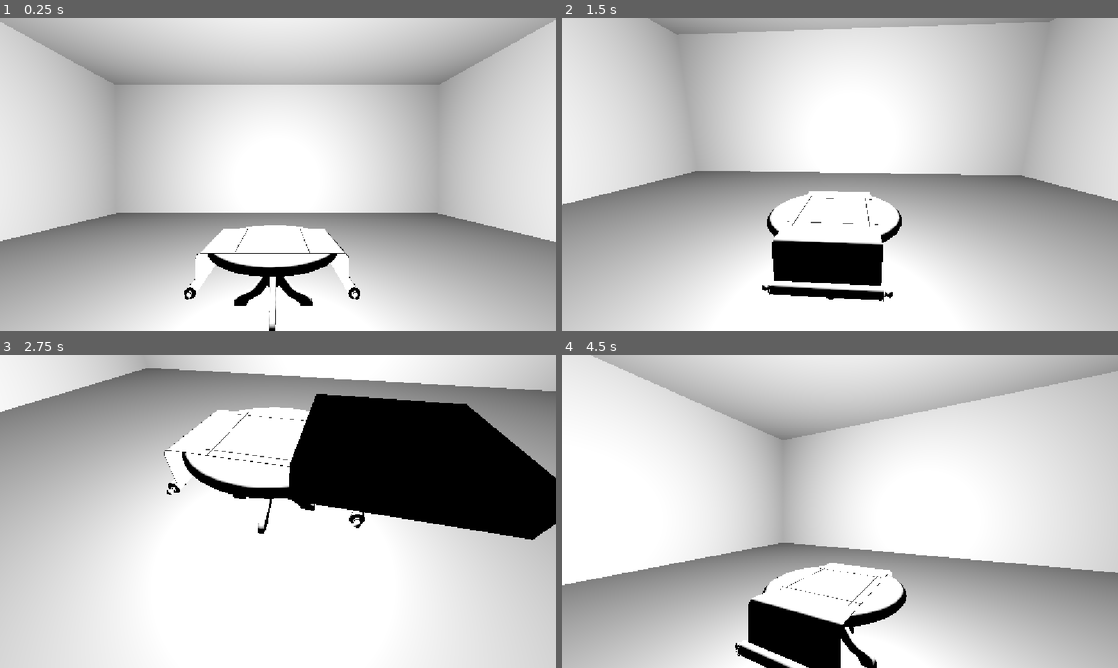
Above: before the commit, frames 1-4 (two rows, left to right).
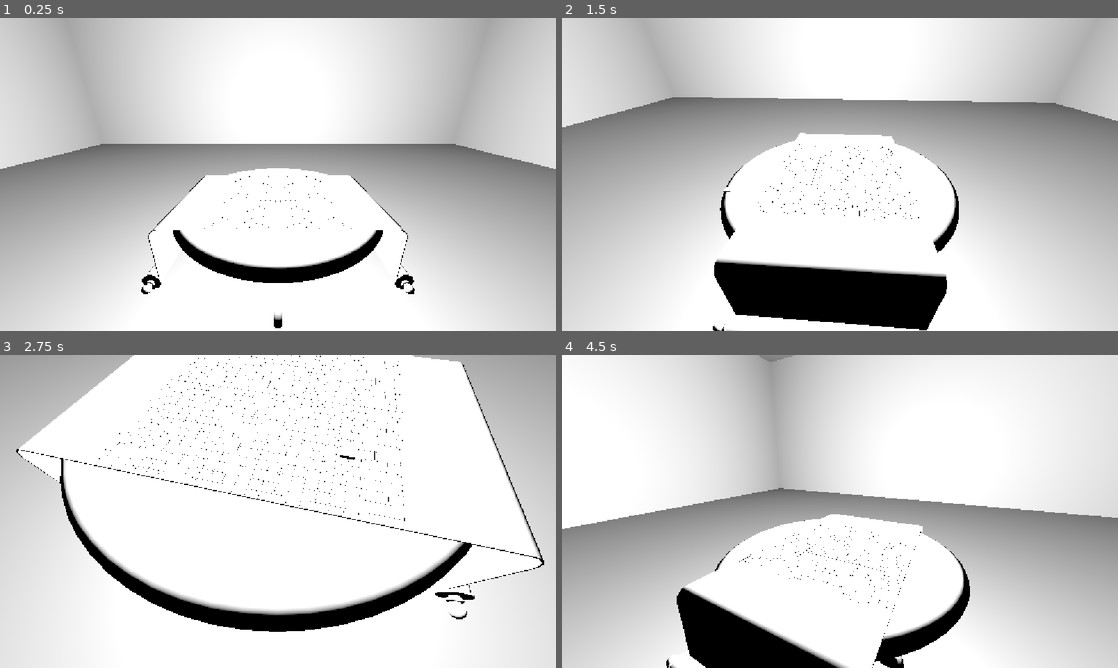
Above: after the commit, the same moments.

Repository: greywolfcode/TBD
Game: Godot game, scene res://areas/game.tscn
Two runs of this game, one before a commit and one after it. Both use one fixed random seed, a clock stepped at 60 frames per second and the inputs below.
Inputs (mouse positions are in pixels of both pictures, inside the frame that each line leads up to):
- Up to frame 1 (0.25 s): no input
- Up to frame 2 (1.5 s): tap Enter at 0.5 s; move the mouse to (962, 158) at 0.52 s; hold D (rotate_right) 0.53-1.28 s; tap Mouse wheel up (zoom_in) at 0.6 s; move the mouse to (728, 190) at 1.27 s; hold S (tilt_down) from 1.28 s (still down); tap Mouse wheel down (zoom_out) at 1.35 s
- Up to frame 3 (2.75 s): move the mouse to (333, 442) at 2.02 s; release S (tilt_down) at 2.03 s; hold D (rotate_right) from 2.03 s (still down); tap Mouse wheel up (zoom_in) at 2.1 s
- Up to frame 4 (4.5 s): move the mouse to (812, 574) at 2.77 s; release D (rotate_right) at 2.78 s; hold W (tilt_up) 2.78-3.53 s; tap Mouse wheel down (zoom_out) at 2.85, 4.35 s; move the mouse to (1006, 558) at 3.52 s; hold A (rotate_left) from 3.53 s (still down); tap Mouse wheel up (zoom_in) at 3.6 s; move the mouse to (673, 464) at 4.27 s

The runs differ from the first frame. In frame 1, 55% of the frame differs, in the area x 0-100%, y 0-100%; in frame 2, 61%; in frame 3, 50%; in frame 4, 58%.

Commit message:
Make grid/tile size 0.05

Diff:
--- a/src/areas/game.tscn
+++ b/src/areas/game.tscn
@@ -14,7 +14,7 @@
 script = ExtResource("1_yhr22")
 
 [node name="zoom" type="SpringArm3D" parent="camara" unique_id=72786353]
-transform = Transform3D(1, 0, 0, 0, 1, 0, 0, 0, 1, 0.07717568, 1.0569986, 2.3120706)
+transform = Transform3D(1, 0, 0, 0, 0.9396926, 0.34202012, 0, -0.34202012, 0.9396926, 0, 0.61351115, 1.0079999)
 shape = SubResource("BoxShape3D_k7u66")
 margin = 0.5
 
--- a/src/tiles/forest/forest.tscn
+++ b/src/tiles/forest/forest.tscn
@@ -1,12 +1,12 @@
 [gd_scene format=3 uid="uid://dvrh0kbc0ewih"]
 
 [sub_resource type="BoxMesh" id="BoxMesh_fhd20"]
-size = Vector3(1, 0.2, 1)
+size = Vector3(0.05, 0.01, 0.05)
 
 [sub_resource type="StandardMaterial3D" id="StandardMaterial3D_six0h"]
 
 [node name="forest" type="Node3D" unique_id=1005466073]
 
-[node name="MeshInstance3D" type="MeshInstance3D" parent="." unique_id=1422018868]
+[node name="MeshInstance3D" type="MeshInstance3D" parent="." unique_id=826468225]
 mesh = SubResource("BoxMesh_fhd20")
 surface_material_override/0 = SubResource("StandardMaterial3D_six0h")
--- a/src/tiles/meadow/meadow.tscn
+++ b/src/tiles/meadow/meadow.tscn
@@ -1,12 +1,12 @@
 [gd_scene format=3 uid="uid://bl3qvbna6i1px"]
 
-[sub_resource type="BoxMesh" id="BoxMesh_j8jgc"]
-size = Vector3(1, 0.2, 1)
+[sub_resource type="BoxMesh" id="BoxMesh_3teja"]
+size = Vector3(0.05, 0.01, 0.05)
 
-[sub_resource type="StandardMaterial3D" id="StandardMaterial3D_cvwby"]
+[sub_resource type="StandardMaterial3D" id="StandardMaterial3D_qf1r5"]
 
 [node name="meadow" type="Node3D" unique_id=1172833996]
 
-[node name="MeshInstance3D" type="MeshInstance3D" parent="." unique_id=337236158]
-mesh = SubResource("BoxMesh_j8jgc")
-surface_material_override/0 = SubResource("StandardMaterial3D_cvwby")
+[node name="MeshInstance3D" type="MeshInstance3D" parent="." unique_id=463598885]
+mesh = SubResource("BoxMesh_3teja")
+surface_material_override/0 = SubResource("StandardMaterial3D_qf1r5")
--- a/src/tiles/mountain/mountain.tscn
+++ b/src/tiles/mountain/mountain.tscn
@@ -1,7 +1,7 @@
 [gd_scene format=3 uid="uid://dq6trtud51l2m"]
 
 [sub_resource type="BoxMesh" id="BoxMesh_qneup"]
-size = Vector3(1, 0.2, 1)
+size = Vector3(0.05, 0.01, 0.05)
 
 [sub_resource type="StandardMaterial3D" id="StandardMaterial3D_sti4o"]
 
--- a/src/tiles/preview/tile_preview.tscn
+++ b/src/tiles/preview/tile_preview.tscn
@@ -1,12 +1,12 @@
 [gd_scene format=3 uid="uid://dur34mf6no77"]
 
 [sub_resource type="BoxMesh" id="BoxMesh_gmcdo"]
-size = Vector3(1, 0.2, 1)
+size = Vector3(0.05, 0.01, 0.05)
 
 [sub_resource type="StandardMaterial3D" id="StandardMaterial3D_n0wkd"]
 
 [node name="tile_preview" type="Node3D" unique_id=1668961949]
 
-[node name="MeshInstance3D" type="MeshInstance3D" parent="." unique_id=1527961261]
+[node name="MeshInstance3D" type="MeshInstance3D" parent="." unique_id=1178292044]
 mesh = SubResource("BoxMesh_gmcdo")
 surface_material_override/0 = SubResource("StandardMaterial3D_n0wkd")
--- a/src/tiles/water/water.tscn
+++ b/src/tiles/water/water.tscn
@@ -1,12 +1,12 @@
 [gd_scene format=3 uid="uid://c40ogu33koch7"]
 
 [sub_resource type="BoxMesh" id="BoxMesh_k4lu6"]
-size = Vector3(1, 0.2, 1)
+size = Vector3(0.05, 0.01, 0.05)
 
 [sub_resource type="StandardMaterial3D" id="StandardMaterial3D_fsa5e"]
 
 [node name="water" type="Node3D" unique_id=1008556305]
 
-[node name="MeshInstance3D" type="MeshInstance3D" parent="." unique_id=2013756319]
+[node name="MeshInstance3D" type="MeshInstance3D" parent="." unique_id=532933465]
 mesh = SubResource("BoxMesh_k4lu6")
 surface_material_override/0 = SubResource("StandardMaterial3D_fsa5e")
--- a/src/world/map/map-center-material.tres
+++ b/src/world/map/map-center-material.tres
@@ -6,5 +6,5 @@
 render_priority = 0
 shader = ExtResource("1_y3p5l")
 shader_parameter/grid_colour = Color(0, 0, 0, 1)
-shader_parameter/cell_size = 1.0
+shader_parameter/cell_size = 0.05
 shader_parameter/line_thickness = 0.01
--- a/src/world/map/map.gdshader
+++ b/src/world/map/map.gdshader
@@ -1,7 +1,7 @@
 shader_type spatial;
 
 uniform vec3 grid_colour : source_color = vec3(0.0);
-uniform float cell_size = 1.0;
+uniform float cell_size = 0.05;
 uniform float line_thickness : hint_range(0.0, 1.0) = 0.01;
 uniform sampler2D screen_texture : hint_screen_texture, filter_linear_mipmap;
 
--- a/src/world/table/table.gd
+++ b/src/world/table/table.gd
@@ -6,7 +6,7 @@
 # Called when the node enters the scene tree for the first time.
 func _ready() -> void:
 	preview.hide()
-	preview.position.y = 0.5
+	preview.position.y = 0.1
 
 func _physics_process(delta: float) -> void:
 	var space_state = get_world_3d().direct_space_state
@@ -21,8 +21,8 @@
 	var result = space_state.intersect_ray(query)
 
 	if result:
-		var grid_x = floor(result.position.x)
-		var grid_z = floor(result.position.z)
+		var grid_x = floor(result.position.x / 0.05) * 0.05
+		var grid_z = floor(result.position.z / 0.05) * 0.05
 
 		preview.position.x = grid_x
 		preview.position.z = grid_z
